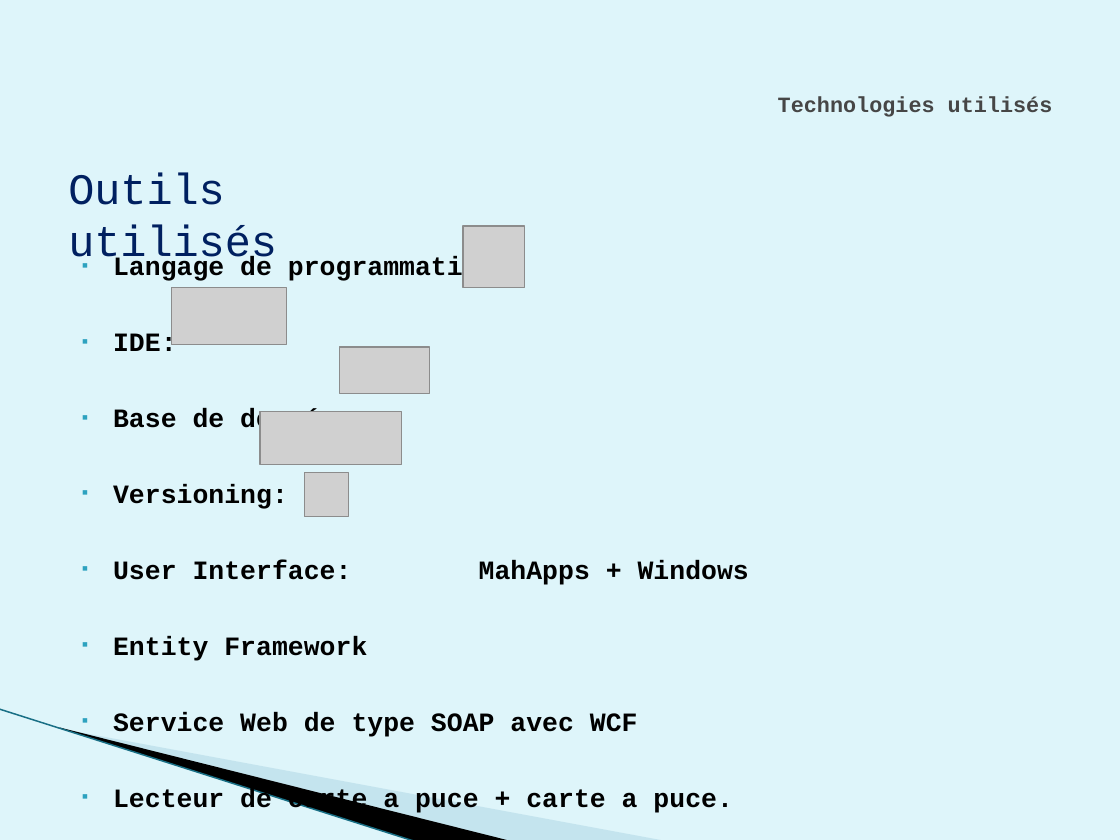
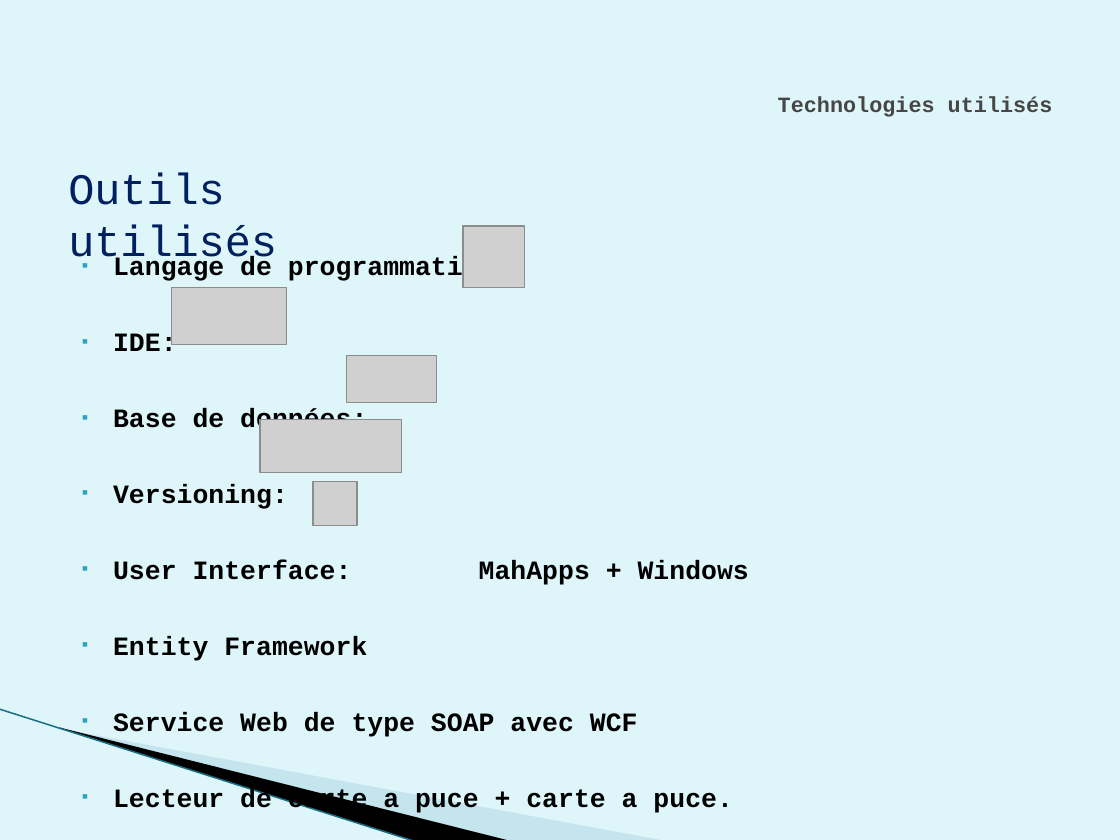
Before and after one commit to weetrax/AbsMedicalWPF, a slide deck: slide 7 of doc/Diapo.pptx. Drawn at 1120x840 pixels with LibreOffice and Linux fonts; fonts in the diff are those of the drawing; grey boxes stand for pictures; background and template pictures are left out. Boxes give left, top, right and bottom in pixels: in the first picture for what was removed or moved away, otherwise in the second. Text is boxed around its words. In the diff, an @@ line names an element or a change of style, - is before the commit and + after.

Commit message:
diapo

```diff
--- a/doc/Diapo.pptx
+++ b/doc/Diapo.pptx
@@ picture moved from (x1=339, y1=347, x2=429, y2=394) to (x1=346, y1=356, x2=436, y2=403) @@
@@ picture moved from (x1=260, y1=411, x2=401, y2=465) to (x1=260, y1=420, x2=401, y2=474) @@
@@ picture moved from (x1=305, y1=473, x2=348, y2=516) to (x1=314, y1=482, x2=357, y2=525) @@
```
